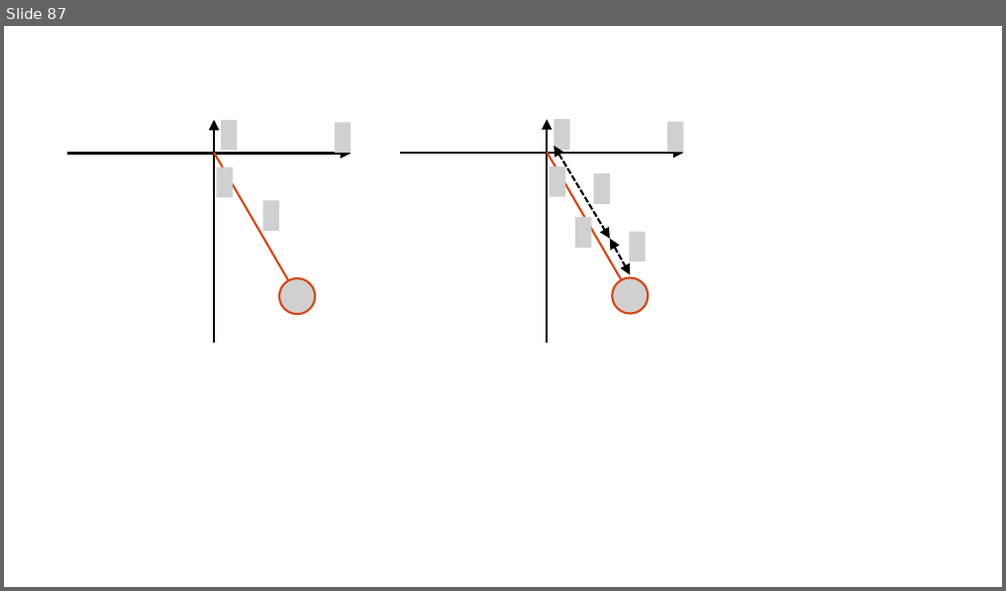
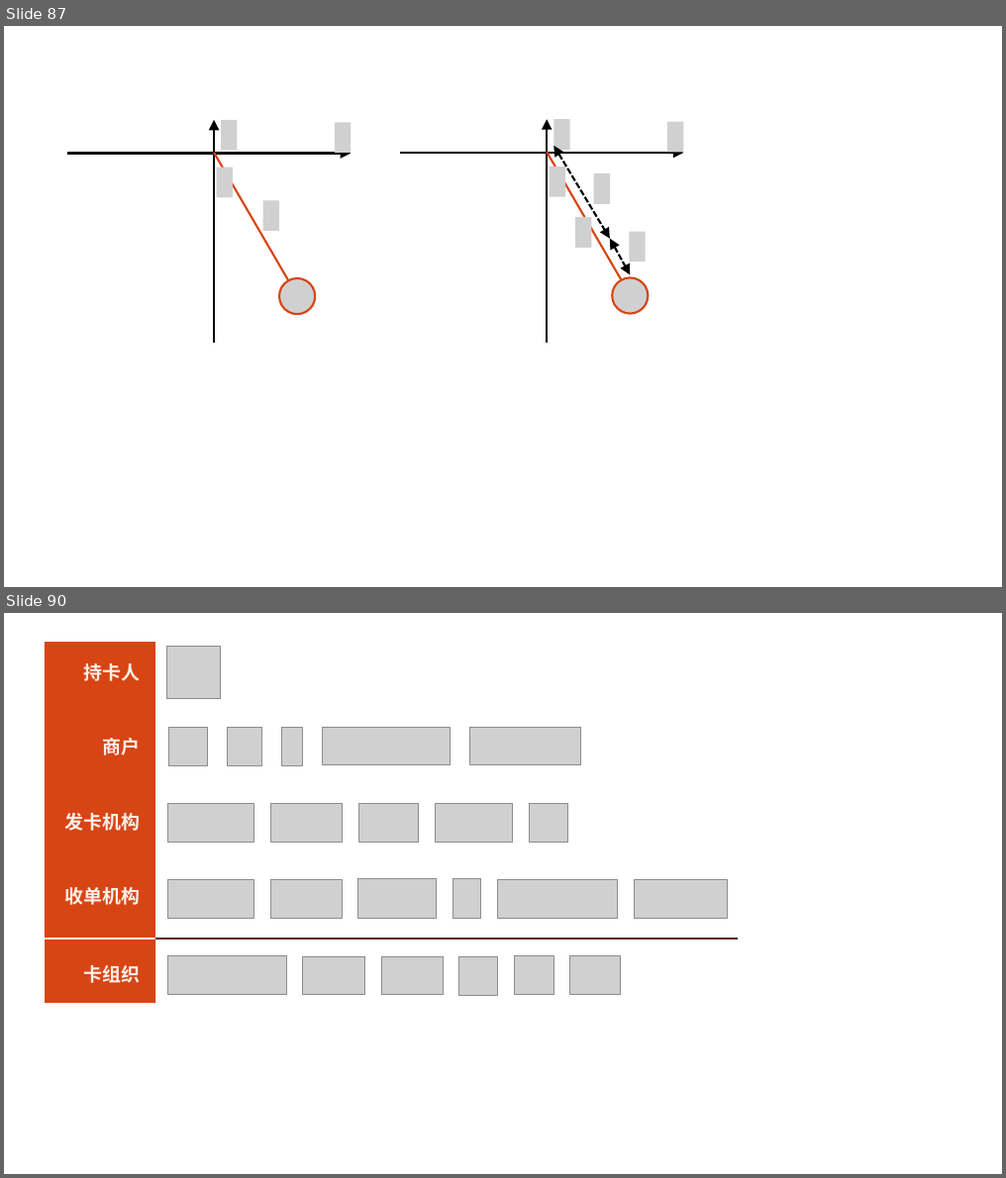
Before and after one commit to WCY-dt/blog, a slide deck: dev/博客.pptx. Shown one above the other, each under a label of ours: slide 87 before the commit, slides 87 and 90 after it; the slides between them are not shown. The pictures are 1006x591 and 1006x1178 pixels, drawn with LibreOffice and Linux fonts; fonts in the diff are those of the drawing; grey boxes stand for pictures. Boxes give left, top, right and bottom in pixels: in the first picture for what was removed or moved away, otherwise in the second. Text is boxed around its words. In the diff, an @@ line names an element or a change of style, - is before the commit and + after.

```diff
--- a/dev/博客.pptx
+++ b/dev/博客.pptx
@@ slide 90 added at (x1=4, y1=613, x2=1002, y2=1174), background #FFFFFF @@
@@ group added at (x1=45, y1=642, x2=738, y2=1003): 23 pictures, 5 texts, 2 rectangles, 2 lines @@
+持卡人
+商户
+发卡机构
+收单机构
+卡组织
```
Also in this commit, not shown: 6 other slides added, 25 other files.
